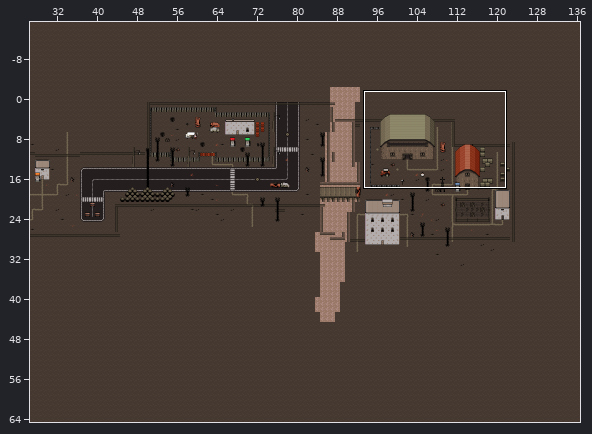
One commit to this Tiled map: mapa/map T/mapa T.tmx. The first picture is a wide view before the edit; the outline marks the close-up.
Close-up. As it was:
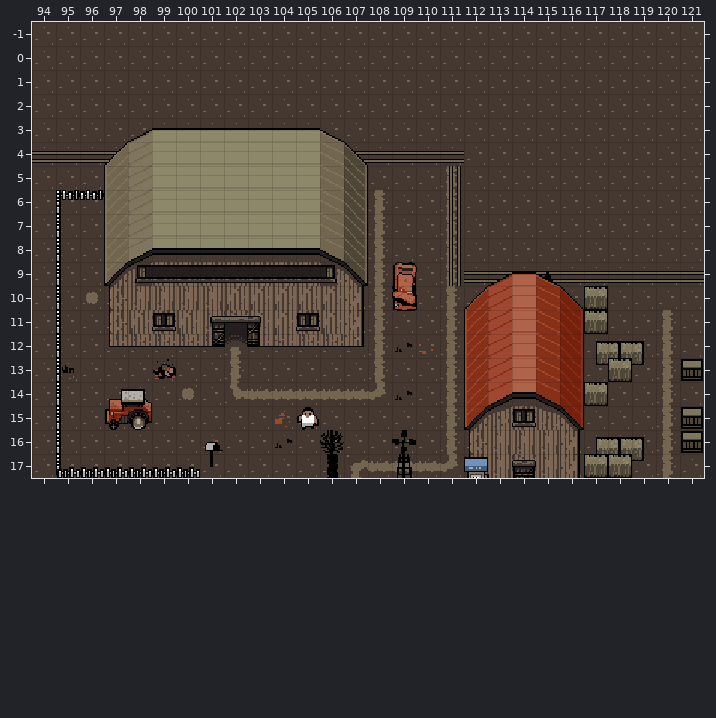
Cells are 16x16 px. Shown: x 94..121, y -1..17. The commit also changed other parts of the map, which this record leaves out. The old version is drawn lined up with the new one.
Once edited:
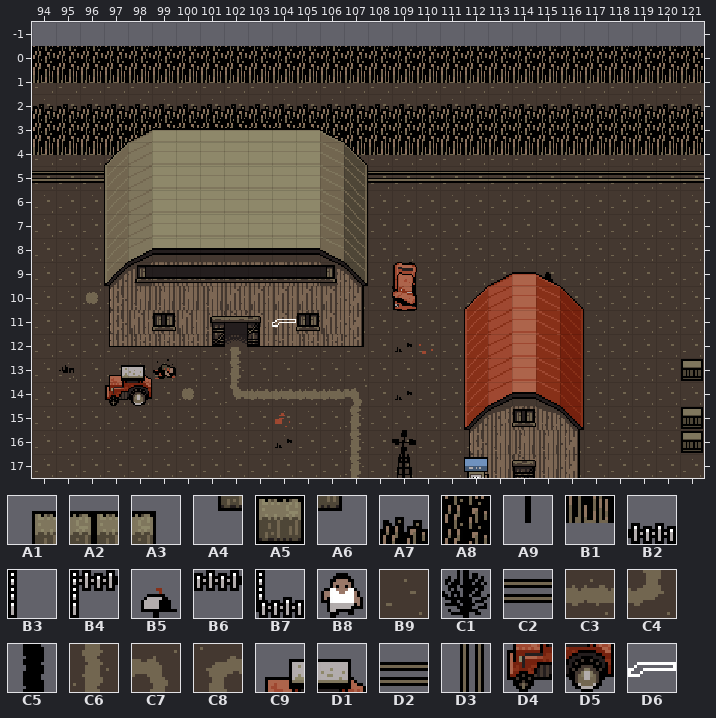
Key: from "Zombie_Tileset": A1 19, A2 20, A3 21, A4 62, A5 63, A6 64, A7 65, A8 108, A9 140, B1 151, B2 224, B3 225, B4 226, B5 229, B6 267, B7 269, B8 416, B9 441, C1 442, C2 451, C3 480, C4 481, C5 487, C6 523, C7 524, C8 525, C9 534, D1 535, D2 537, D3 537 turned 270, D4 577, D5 578; from "armas_parede": D6 0.
__ is an empty cell.
Tiles replaced or removed in this view: A1, A2, A3, A4, A5, A6, A9, B2, B3, B4, B5, B6, B7, B8, B9, C1, C3, C4, C5, C6, C8, C9, D1, D2, D3, D4, D5.
Tiles of an added or newly shown layer are drawn over the layers below it.
Message: Modifições do mapa, ajuste de colisões do playe e zombies e adiocionado areas de armas
Change:
Changed rows in their new state; .. is an unchanged cell.
map size 142x80 -> 127x38 cells (old content now starts at 0,-15; both pictures use the new coordinates)
Layer "Chao":
first column x 94:
-1 __ __ __ __ __ __ __ __ __ __ __ __ __ __ __ __ __ __ __ __ __ __ __ __ __ __ __ __
first column x 107:
 5 .. .. .. .. B9 .. .. .. .. .. .. .. .. ..
 6 .. B9 .. .. B9 .. .. .. .. .. .. .. .. ..
 7 .. B9 .. .. B9 .. .. .. .. .. .. .. .. ..
 8 .. B9 .. .. B9 .. .. .. .. .. .. .. .. ..
 9 .. B9 .. .. B9 .. .. .. .. .. .. .. .. ..
10 .. B9 .. .. B9 .. .. .. .. .. .. .. .. ..
11 .. B9 .. .. B9 .. .. .. .. .. .. .. .. B9
12 .. B9 .. .. B9 .. .. .. .. .. .. .. .. B9
13 .. B9 .. .. B9 .. .. .. .. .. .. .. .. B9
14 C7 B9 .. .. B9 .. .. .. .. .. .. .. .. B9
15 C6 .. .. .. B9 .. .. .. .. .. .. .. .. B9
16 C6 .. .. .. B9 .. .. .. .. .. .. .. .. B9
17 C6 B9 B9 B9 B9 .. .. .. .. .. .. .. .. B9
Layer "Limite" (now hidden):
first column x 94:
 4 __ __ __ __ .. .. .. .. .. .. .. .. .. __ __ __ __ __ .. .. .. .. .. .. .. .. .. ..
 5 .. .. .. .. .. .. .. .. .. .. .. .. .. .. .. .. .. __ .. .. .. .. .. .. .. .. .. ..
 6 .. .. .. .. .. .. .. .. .. .. .. .. .. .. .. .. .. __ .. .. .. .. .. .. .. .. .. ..
 7 .. .. .. .. .. .. .. .. .. .. .. .. .. .. .. .. .. __ .. .. .. .. .. .. .. .. .. ..
 8 .. .. .. .. .. .. .. .. .. .. .. .. .. .. .. .. .. __ .. .. .. .. .. .. .. .. .. ..
 9 .. .. .. .. .. .. .. .. .. .. .. .. .. .. .. .. .. __ __ __ __ __ __ __ __ __ __ __
first column x 105:
15 __
Layer "ObjetosScolider":
first column x 94:
 0 A8 A8 A8 A8 A8 A8 A8 A8 A8 A8 A8 A8 A8 A8 A8 A8 A8 A8 A8 A8 A8 A8 A8 A8 A8 A8 A8 A8
 1 B1 B1 B1 B1 B1 B1 B1 B1 B1 B1 B1 B1 B1 B1 B1 B1 B1 B1 B1 B1 B1 B1 B1 B1 B1 B1 B1 B1
 2 A7 A7 A7 A7 A7 A7 A7 A7 A7 A7 A7 A7 A7 A7 A7 A7 A7 A7 A7 A7 A7 A7 A7 A7 A7 A7 A7 A7
 3 A8 A8 A8 A8 A8 A8 A8 A8 A8 A8 A8 A8 A8 A8 A8 A8 A8 A8 A8 A8 A8 A8 A8 A8 A8 A8 A8 A8
 4 B1 B1 B1 B1 .. .. .. .. .. .. .. .. .. B1 B1 B1 B1 B1 B1 B1 B1 B1 B1 B1 B1 B1 B1 B1
first column x 101:
16 __
17 __
Layer "ObjetosColider":
first column x 94:
 5 C2 C2 C2 .. .. .. .. .. .. .. .. .. .. .. C2 C2 C2 C2 C2 C2 C2 C2 C2 C2 C2 C2 C2 C2
 6 .. __ __ .. .. .. .. .. .. .. .. .. .. .. .. .. .. .. .. .. .. .. .. .. .. .. .. ..
 7 .. __ .. .. .. .. .. .. .. .. .. .. .. .. .. .. .. .. .. .. .. .. .. .. .. .. .. ..
 8 .. __ .. .. .. .. .. .. .. .. .. .. .. .. .. .. .. .. .. .. .. .. .. .. .. .. .. ..
 9 .. __ .. .. .. .. .. .. .. .. .. .. .. .. .. .. .. .. .. .. .. .. .. .. .. .. .. ..
10 .. __ .. .. .. .. .. .. .. .. .. .. .. .. .. .. .. .. .. .. .. .. .. __ .. .. .. ..
11 .. __ .. .. .. .. .. .. .. .. .. .. .. .. .. .. .. .. .. .. .. .. .. __ .. .. .. ..
12 .. __ .. .. .. .. .. .. .. .. .. .. .. .. .. .. .. .. .. .. .. .. .. __ __ __ .. ..
13 .. __ .. C9 D1 .. .. .. .. .. .. .. .. .. .. .. .. .. .. .. .. .. .. __ __ __ .. ..
14 .. __ .. D4 D5 .. .. .. .. .. .. .. .. .. .. .. .. .. .. .. .. .. .. __ .. .. .. ..
15 .. __ .. __ __ .. .. .. .. .. .. .. .. .. .. .. .. .. .. .. .. .. .. .. .. .. .. ..
16 .. __ .. .. .. .. .. .. .. .. .. .. __ .. .. .. .. .. .. .. .. .. .. __ __ __ .. ..
17 .. __ __ __ __ __ __ .. .. .. .. .. .. .. .. .. .. .. .. .. .. .. .. __ __ __ .. ..
Layer "Armas" (added):
first column x 104:
11 D6
Layer "Acessorios":
first column x 106:
17 __
Boxes around the changes in both close-ups, in picture pixels (x1, y1, x2, y2):
changed: (32, 22, 704, 478)
